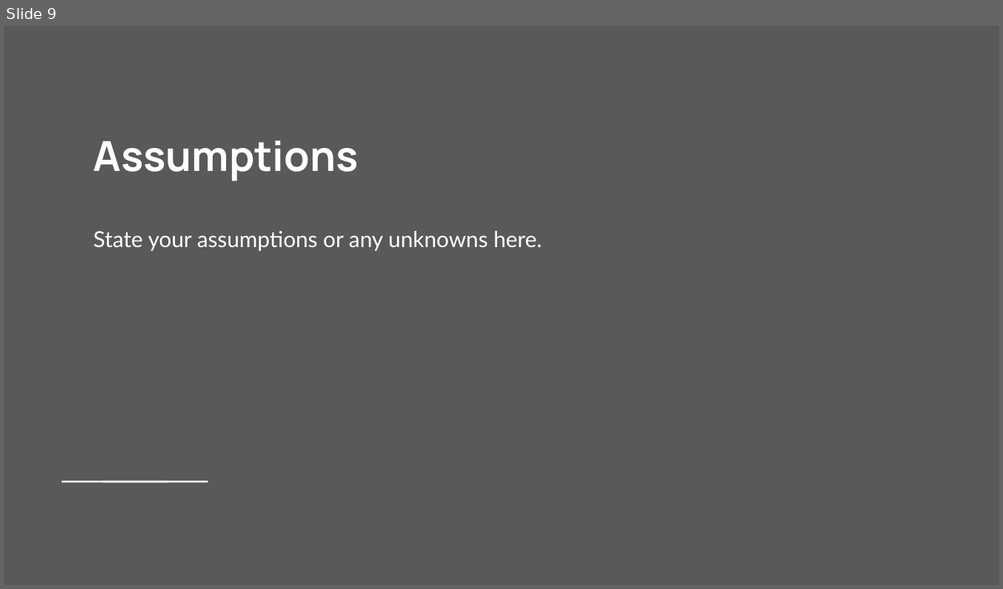
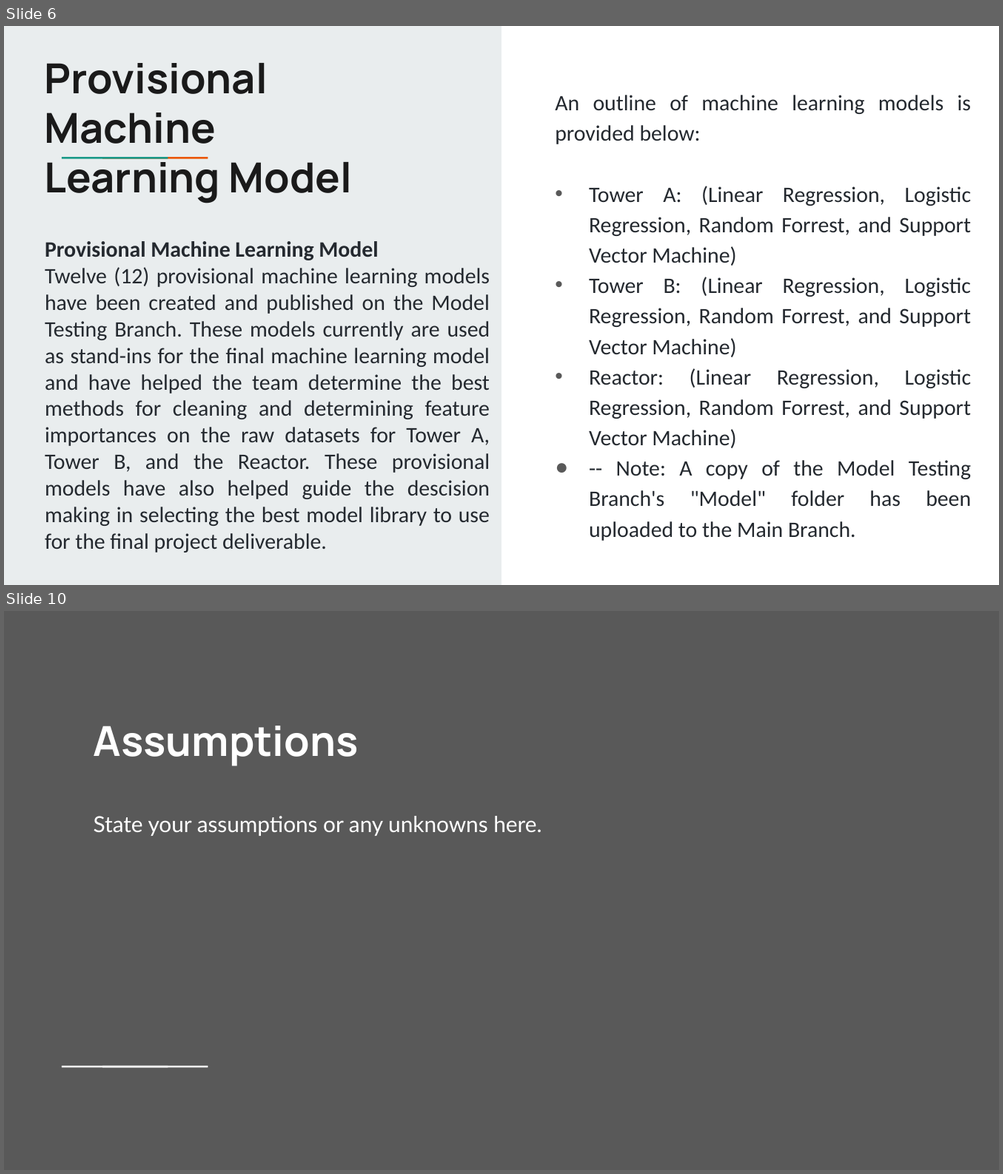
Before and after one commit to Jarney903/Red-ProjectHub, a slide deck: Presentation/Presentation1.pptx. Shown one above the other, each under a label of ours: slide 9 before the commit, slides 6 and 10 after it; the slides between them are not shown. The pictures are 1003x589 and 1003x1174 pixels, drawn with LibreOffice and Linux fonts; fonts in the diff are those of the drawing. Boxes give left, top, right and bottom in pixels: in the first picture for what was removed or moved away, otherwise in the second. Text is boxed around its words. In the diff, an @@ line names an element or a change of style, - is before the commit and + after.

```diff
--- a/Presentation/Presentation1.pptx
+++ b/Presentation/Presentation1.pptx
@@ slide 6 added at (x1=4, y1=26, x2=999, y2=585), background #FFFFFF @@
@@ rectangle added at (x1=4, y1=26, x2=501, y2=585), fill #E9EDEE @@
@@ title added at (x1=45, y1=63, x2=352, y2=204), 30 pt, text #1A1A1A, bold @@
+Provisional Machine Learning Model
@@ text added at (x1=555, y1=95, x2=971, y2=541), 16 pt, text #24292F @@
+An outline of machine learning models is provided below:
+• Tower A: (Linear Regression, Logistic Regression, Random Forrest, and Support Vector Machine)
+• Tower B: (Linear Regression, Logistic Regression, Random Forrest, and Support Vector Machine)
+• Reactor: (Linear Regression, Logistic Regression, Random Forrest, and Support Vector Machine)
+● -- Note: A copy of the Model Testing Branch's "Model" folder has been uploaded to the Main Branch.
@@ rectangle added at (x1=94, y1=156, x2=135, y2=160), fill #1A9988 @@
@@ rectangle added at (x1=134, y1=156, x2=175, y2=160), fill #EB5600 @@
@@ subtitle added at (x1=45, y1=241, x2=490, y2=553), 16 pt, text #24292F @@
+Provisional Machine Learning Model
+Twelve (12) provisional machine learning models have been created and published on the Model Testing Branch. These models currently are used as stand-ins for the final machine learning model and have helped the team determine the best methods for cleaning and determining feature importances on the raw datasets for Tower A, Tower B, and the Reactor. These provisional models have also helped guide the descision making in selecting the best model library to use for the final project deliverable.
@@ what was slide 9 is now slide 10 @@
```
Also in this commit, not shown: 5 other slides added, 5 slides removed.
